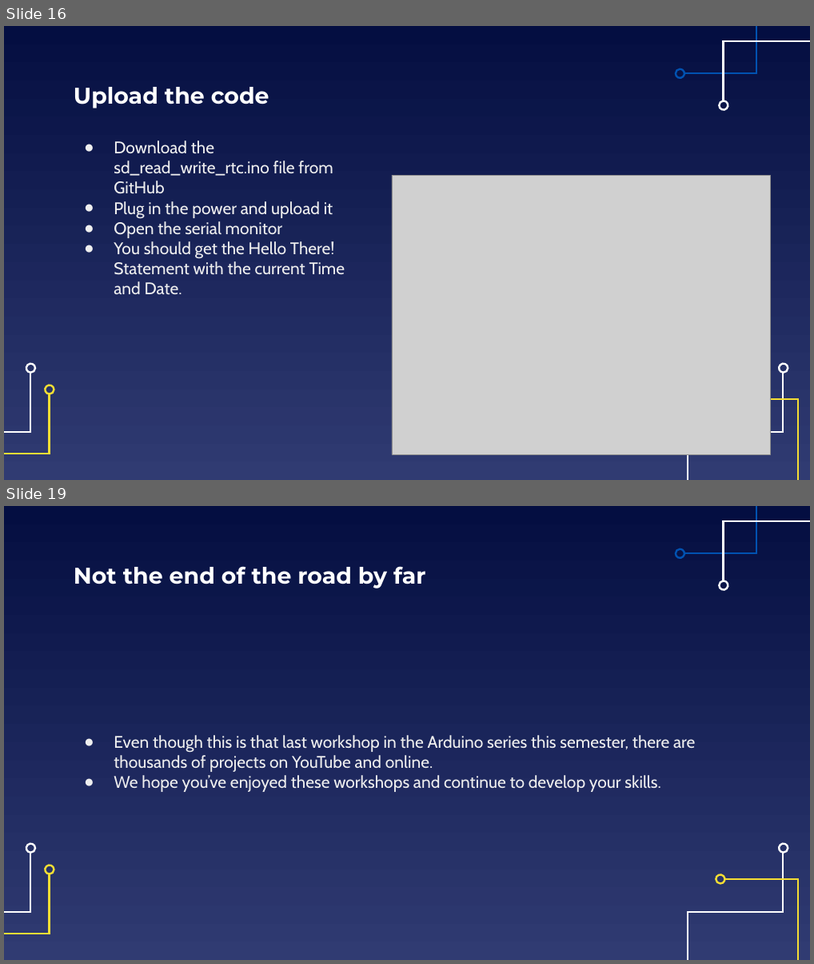
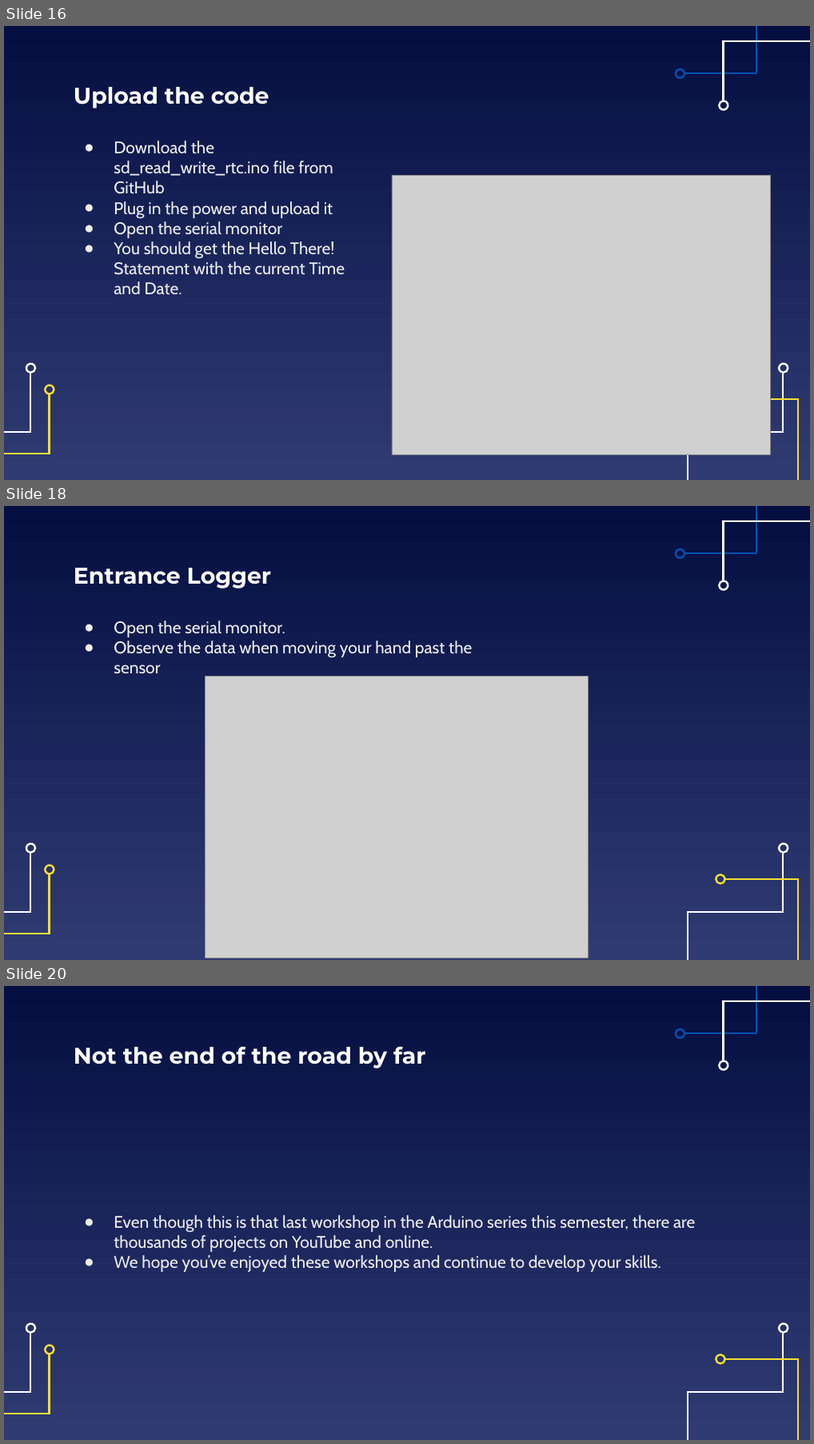
Before and after one commit to EELabMan/Arduino-11-Real-Time-Clocks-and-Datalogging, a slide deck: Data Logging2.pptx. Shown one above the other, each under a label of ours: slides 16 and 19 before the commit, slides 16, 18 and 20 after it; the slides between them are not shown. The pictures are 814x964 and 814x1444 pixels, drawn with LibreOffice and Linux fonts; fonts in the diff are those of the drawing; grey boxes stand for pictures. Boxes give left, top, right and bottom in pixels: in the first picture for what was removed or moved away, otherwise in the second. Text is boxed around its words. In the diff, an @@ line names an element or a change of style, - is before the commit and + after.

```diff
--- a/Data Logging2.pptx
+++ b/Data Logging2.pptx
@@ slide 18 added at (4, 506, 810, 960), background gradient #040E41 to #303B72; not listed: 12 template elements that a slide beside it also shows @@
@@ title added at (74, 568, 271, 588), 27 pt, text #FFFFFF, bold @@
+Entrance Logger
@@ text added at (114, 620, 472, 673), 20 pt, text #EFEFEF @@
+● Open the serial monitor.
+● Observe the data when moving your hand past the sensor
@@ picture added at (205, 676, 589, 957) @@
@@ what was slide 19 is now slide 20 @@
```
Also in this commit, not shown: 5 slides changed, 4 other files.
